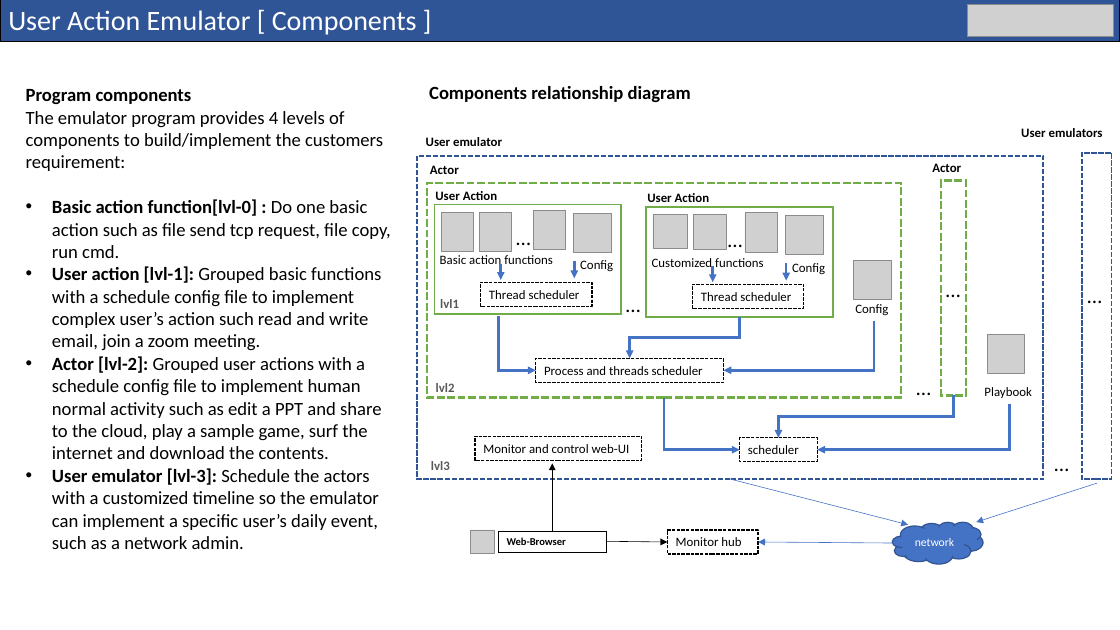
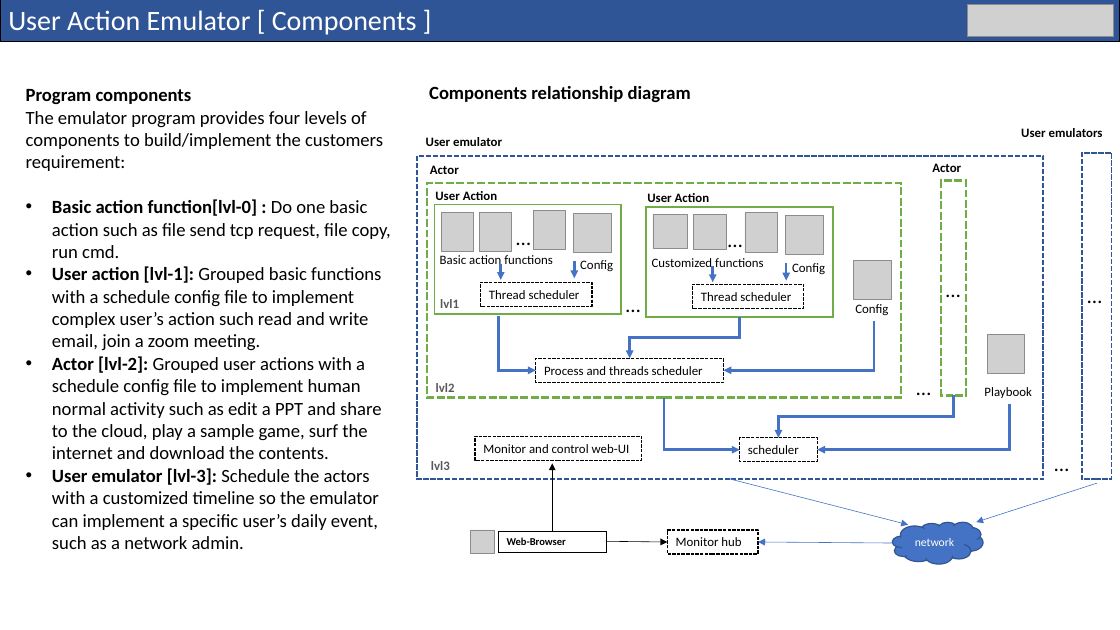
Before and after one commit to LiuYuancheng/Cluster_User_Emulation_System, a slide deck: slide 4 of doc/designDoc.pptx. Drawn at 1120x630 pixels with LibreOffice and Linux fonts; fonts in the diff are those of the drawing; grey boxes stand for pictures; background and template pictures are left out. Boxes give left, top, right and bottom in pixels: in the first picture for what was removed or moved away, otherwise in the second. Text is boxed around its words. In the diff, an @@ line names an element or a change of style, - is before the commit and + after.

```diff
--- a/doc/designDoc.pptx
+++ b/doc/designDoc.pptx
@@ text at box(26, 111, 383, 171): text changed @@
-The emulator program provides 4 levels of components to build/implement the customers requirement:
+The emulator program provides four levels of components to build/implement the customers requirement:
```
Also in this commit, not shown: 3 other slides changed, 2 slides added, 2 other files.
